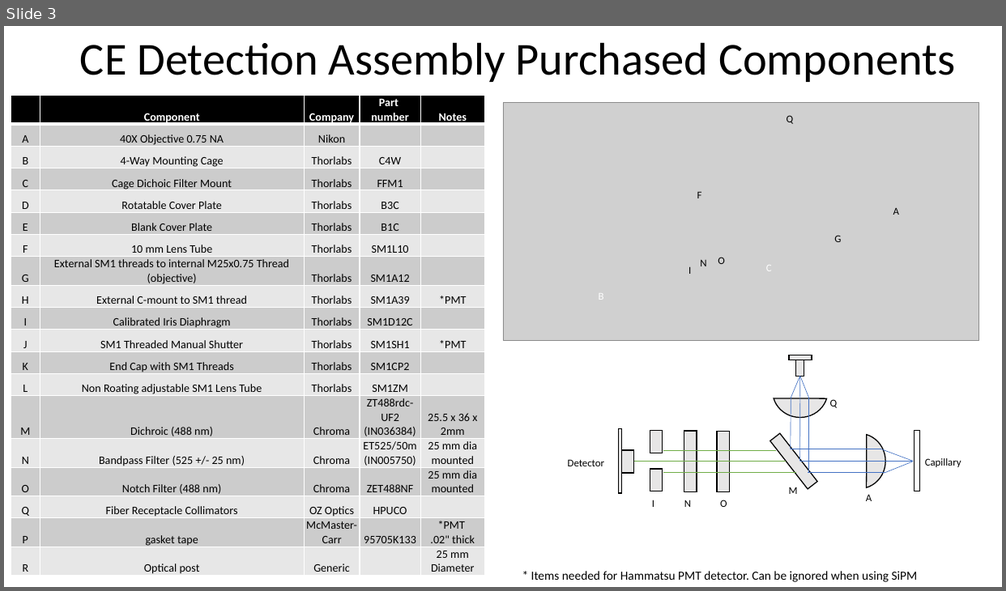
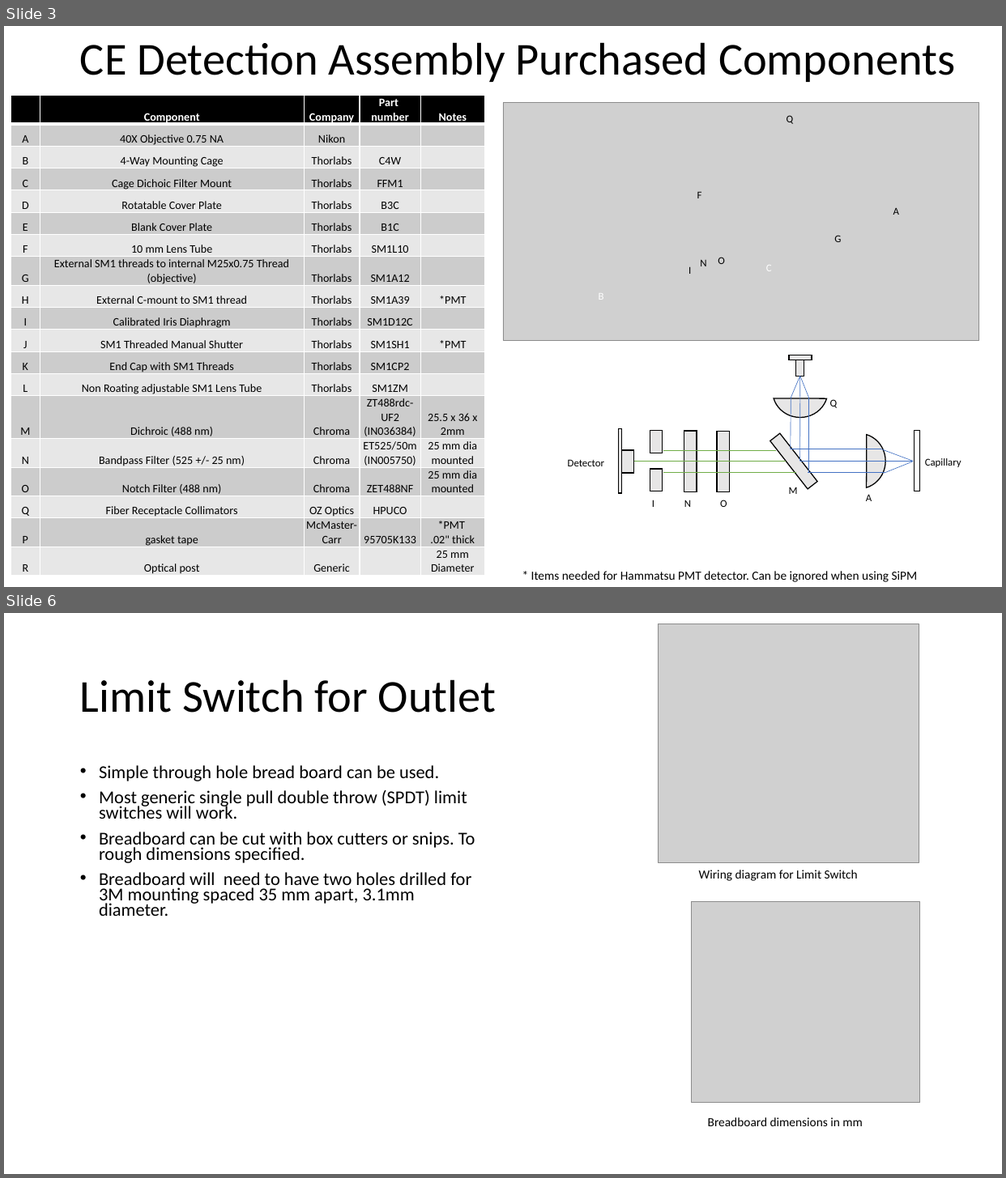
Before and after one commit to brae-pete/CE_Hardware, a slide deck: AssemblyNotes.pptx. Shown one above the other, each under a label of ours: slide 3 before the commit, slides 3 and 6 after it; the slides between them are not shown. The pictures are 1006x591 and 1006x1178 pixels, drawn with LibreOffice and Linux fonts; fonts in the diff are those of the drawing; grey boxes stand for pictures. Boxes give left, top, right and bottom in pixels: in the first picture for what was removed or moved away, otherwise in the second. Text is boxed around its words. In the diff, an @@ line names an element or a change of style, - is before the commit and + after.

```diff
--- a/AssemblyNotes.pptx
+++ b/AssemblyNotes.pptx
@@ slide 6 added at [4,613,1002,1174], background #FFFFFF @@
@@ picture added at [658,624,918,863] @@
@@ title added at [80,679,496,713], 44 pt, text #000000 @@
+Limit Switch for Outlet
@@ text added at [99,765,475,916], 17.5 pt, text #000000 @@
+• Simple through hole bread board can be used.
+• Most generic single pull double throw (SPDT) limit switches will work.
+• Breadboard can be cut with box cutters or snips. To rough dimensions specified.
+• Breadboard will need to have two holes drilled for 3M mounting spaced 35 mm apart, 3.1mm diameter.
@@ text added at [699,870,858,881], 12 pt, text #000000 @@
+Wiring diagram for Limit Switch
@@ picture added at [691,902,919,1102] @@
@@ text added at [708,1118,863,1127], 12 pt, text #000000 @@
+Breadboard dimensions in mm
```
Also in this commit, not shown: 3 other slides added, 1 slide removed, 36 other files.
